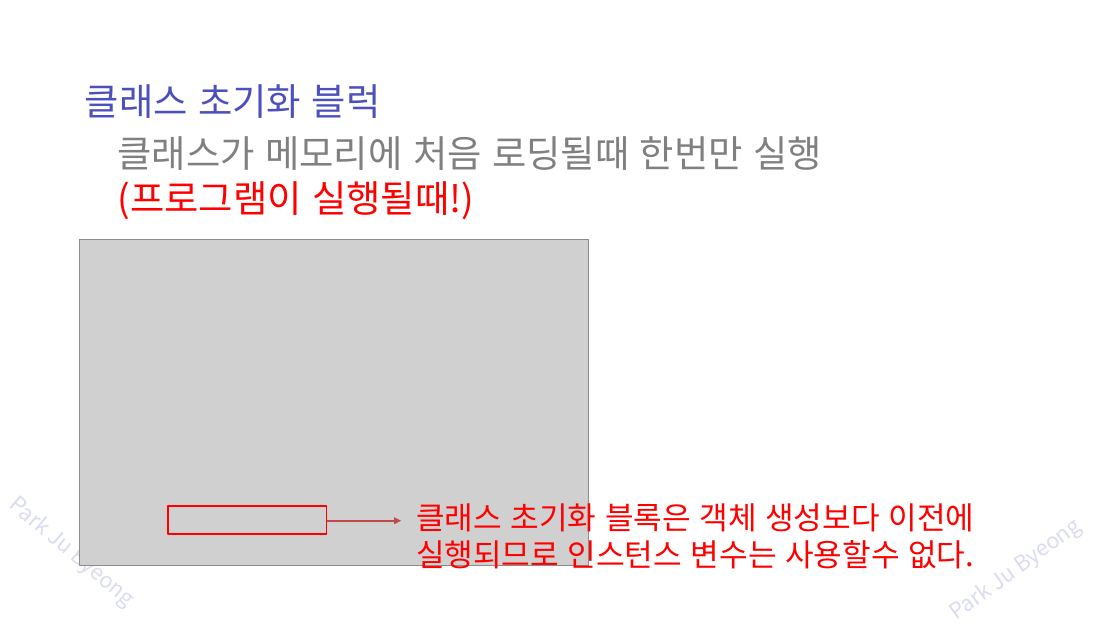
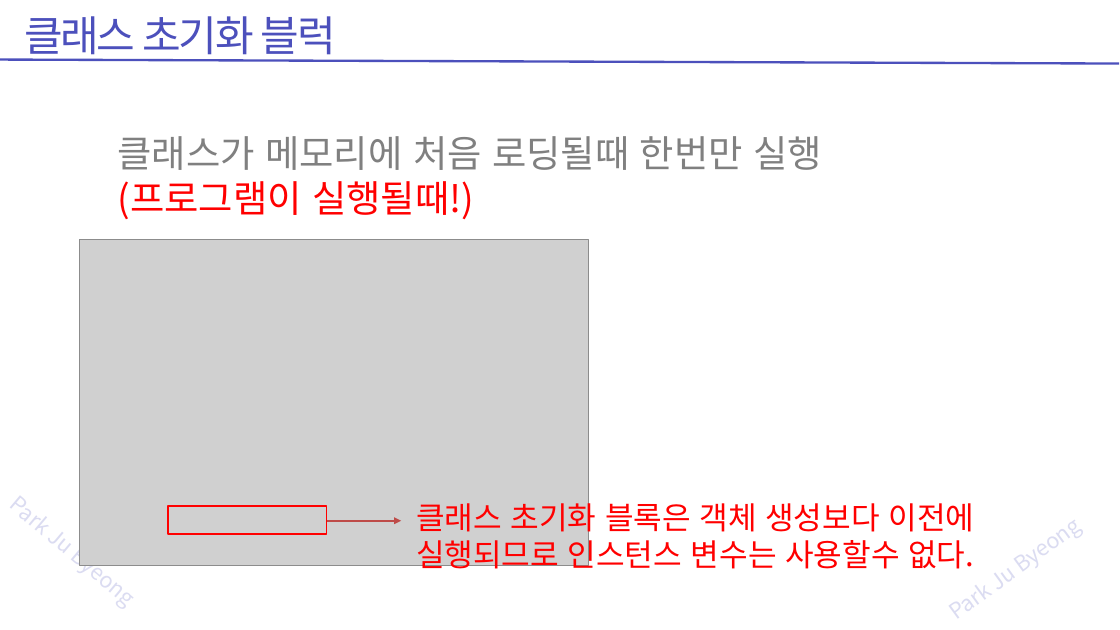
Before and after one commit to zest132/JavaLecture, a slide deck: slide 51 of JavaLecture/LectureFile/java 8강 생성자.pptx. Drawn at 1120x630 pixels with LibreOffice and Linux fonts; fonts in the diff are those of the drawing; grey boxes stand for pictures. Boxes give left, top, right and bottom in pixels: in the first picture for what was removed or moved away, otherwise in the second. Text is boxed around its words. In the diff, an @@ line names an element or a change of style, - is before the commit and + after.

```diff
--- a/JavaLecture/LectureFile/java 8강 생성자.pptx
+++ b/JavaLecture/LectureFile/java 8강 생성자.pptx
@@ text "클래스 초기화 블럭": place and size @@
-text "클래스 초기화 블럭" at [85,84,381,118]
+text "클래스 초기화 블럭" at [24,16,336,62]
@@ text "클래스 초기화 블럭" at [24,16,336,62]: size 48 to 54 pt, letter spacing 0 to -3 pt @@
@@ line added from (1119, 63) to (0, 59), #4C50BC 3 pt @@
```
Also in this commit, not shown: 3 other files.
